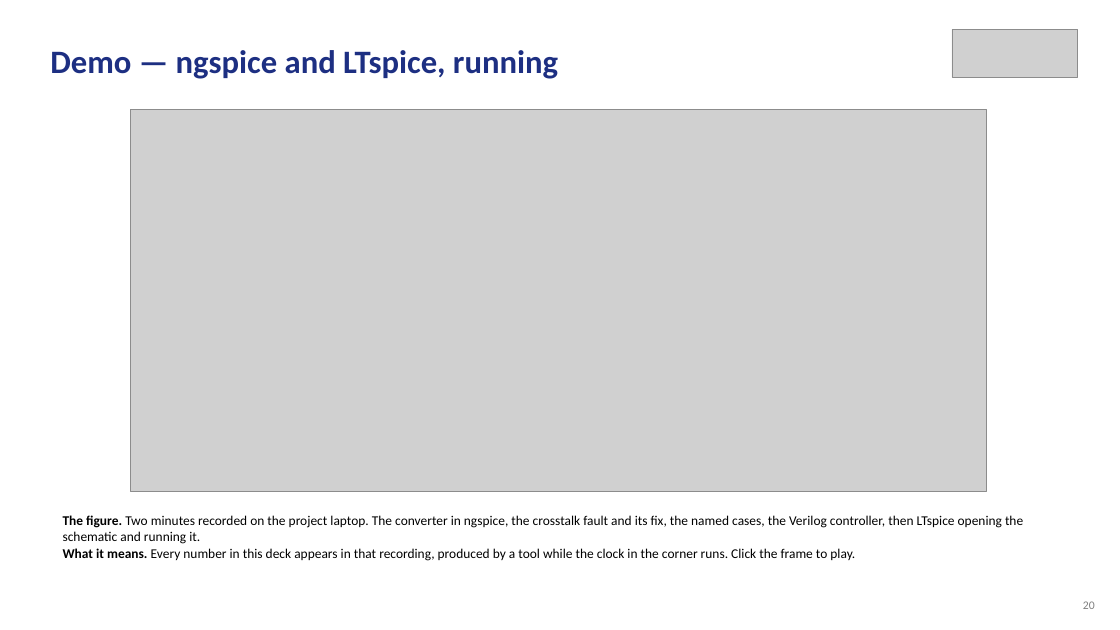
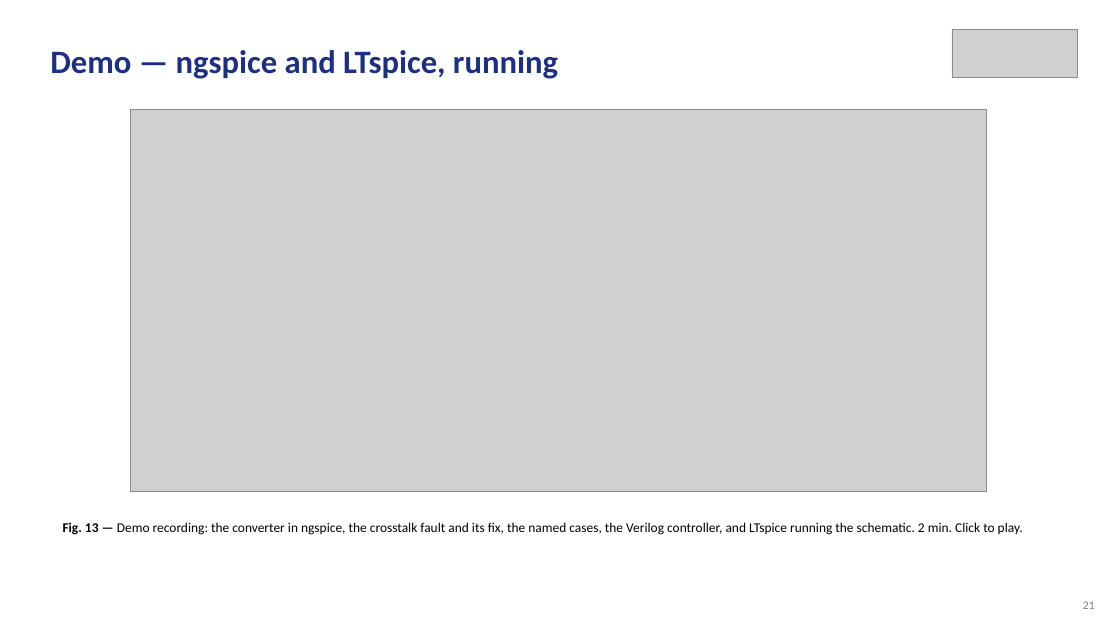
Before and after one commit to Amritha902/gan-driver, a slide deck: slide 21 of review/Review1_GaN_Segmented_Gate_Driver.pptx (slide 20 before the commit). Drawn at 1120x630 pixels with LibreOffice and Linux fonts; fonts in the diff are those of the drawing; grey boxes stand for pictures. Boxes give left, top, right and bottom in pixels: in the first picture for what was removed or moved away, otherwise in the second. Text is boxed around its words. In the diff, an @@ line names an element or a change of style, - is before the commit and + after.

```diff
--- a/review/Review1_GaN_Segmented_Gate_Driver.pptx
+++ b/review/Review1_GaN_Segmented_Gate_Driver.pptx
@@ text at (63, 522, 1023, 535): text changed @@
-The figure. Two minutes recorded on the project laptop. The converter in ngspice, the crosstalk fault and its fix, the named cases, the Verilog controller, then LTspice opening the schematic and running it.
-What it means. Every number in this deck appears in that recording, produced by a tool while the clock in the corner runs. Click the frame to play.
+Fig. 13 — Demo recording: the converter in ngspice, the crosstalk fault and its fix, the named cases, the Verilog controller, and LTspice running the schematic. 2 min. Click to play.
@@ text at (1083, 601, 1095, 609): text changed @@
-20
+21
```
Also in this commit, not shown: 24 other slides changed, 4 slides added, 3 slides removed, 16 other files.
